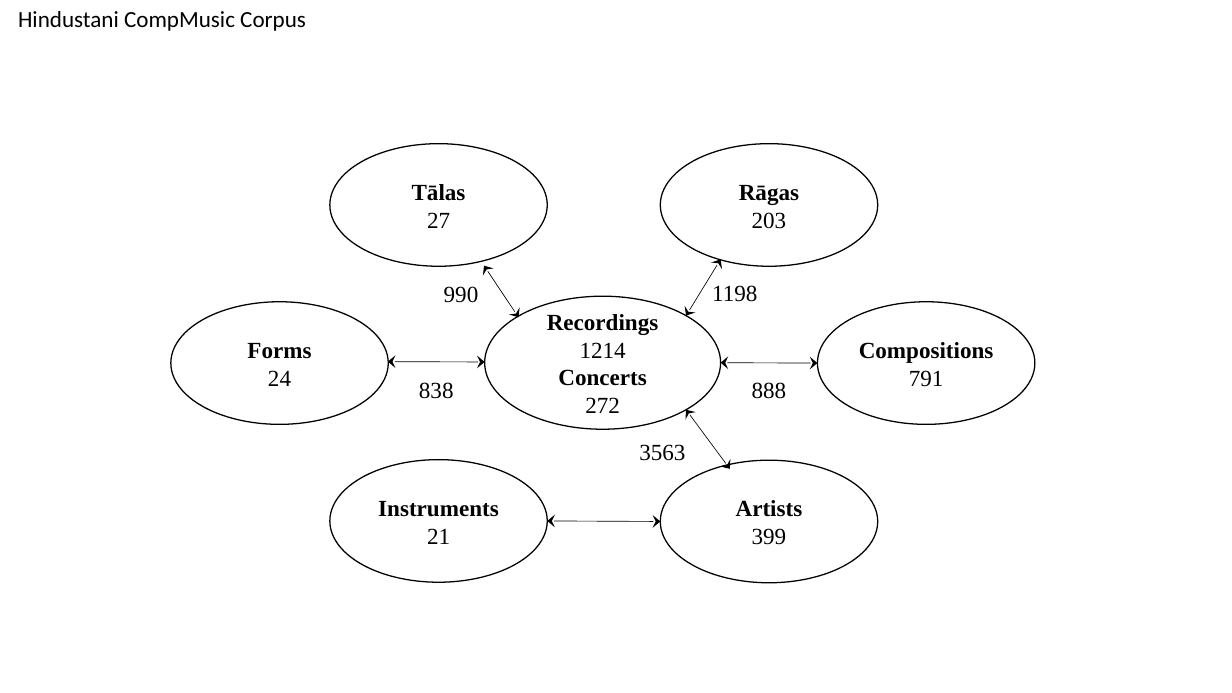
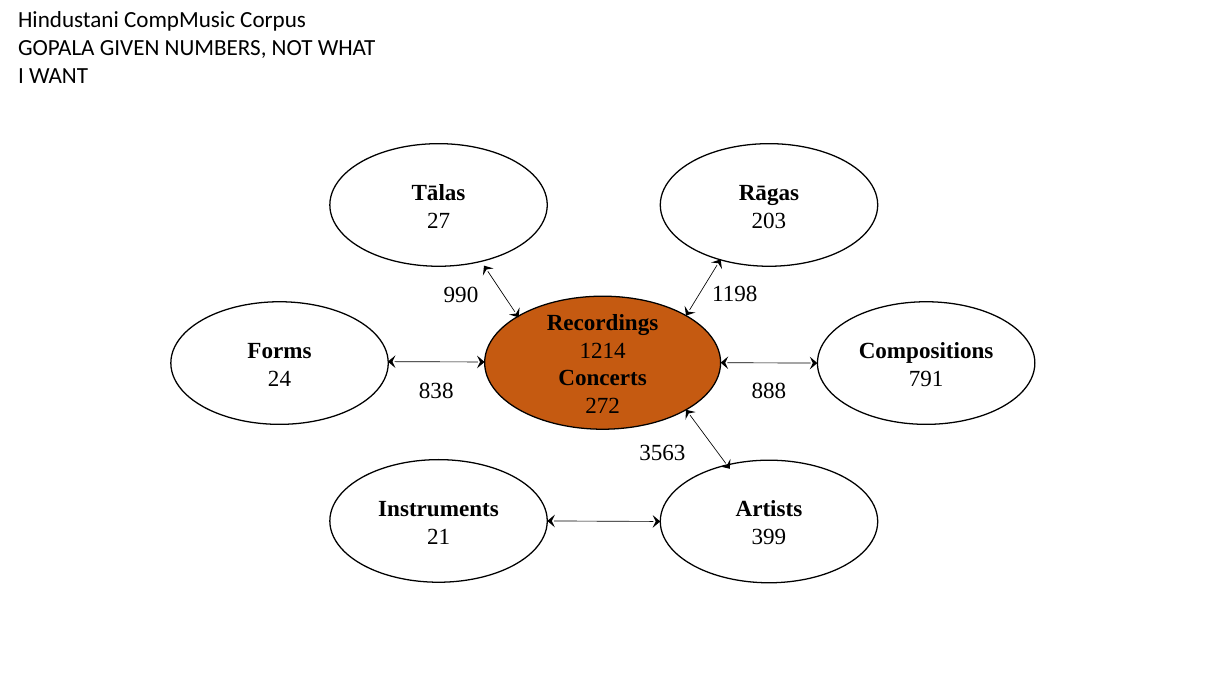
Before and after one commit to sankalpg/PhDThesis, a slide deck: slide 12 of ch04_datasets/figures/CorpusDataset_Stats.pptx (slide 2 before the commit). Drawn at 1232x693 pixels with LibreOffice and Linux fonts; fonts in the diff are those of the drawing. Boxes give left, top, right and bottom in pixels: in the first picture for what was removed or moved away, otherwise in the second. Text is boxed around its words. In the diff, an @@ line names an element or a change of style, - is before the commit and + after.

```diff
--- a/ch04_datasets/figures/CorpusDataset_Stats.pptx
+++ b/ch04_datasets/figures/CorpusDataset_Stats.pptx
@@ text at box(18, 11, 376, 83): text changed @@
-Hindustani CompMusic Corpus
+Hindustani CompMusic Corpus GOPALA GIVEN NUMBERS, NOT WHAT I WANT
@@ ellipse "Recordings" at box(485, 297, 721, 430): fill none to #C55A11 @@
```
Also in this commit, not shown: 3 other slides changed, 7 slides added, 1 slide removed, 7 other files.
